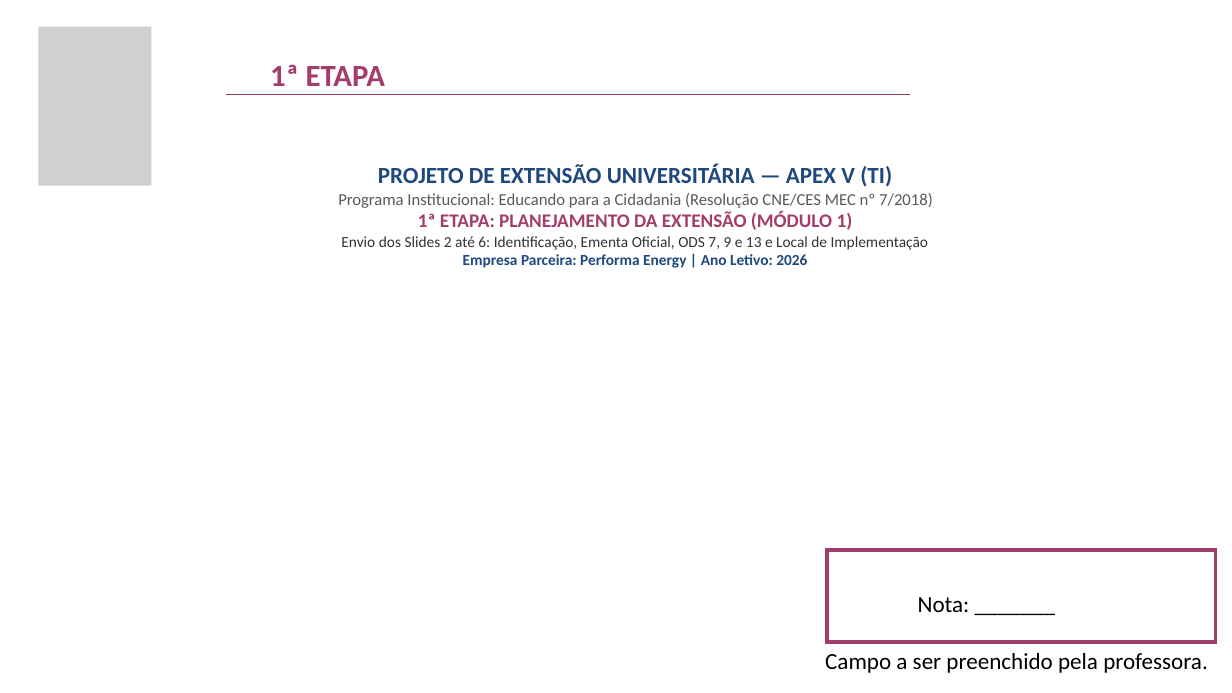
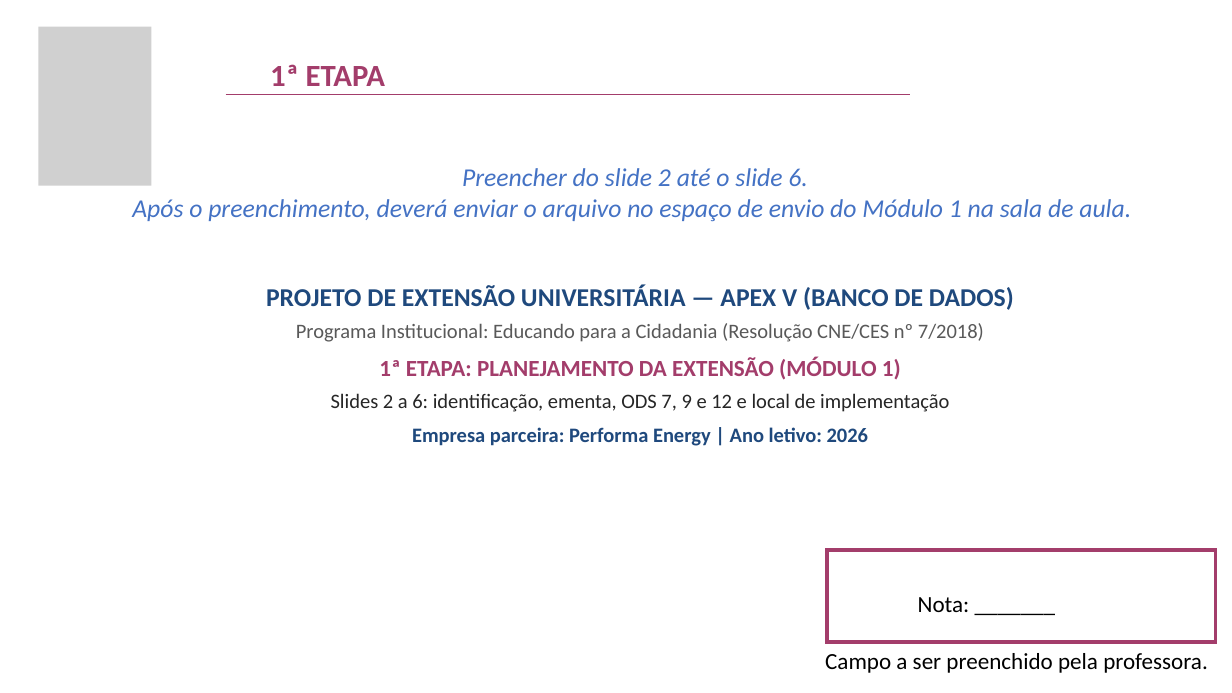
Before and after one commit to rafasants1/apex, a slide deck: slide 1 of TEMPLATE_PREENCHIDO_APEX_V_PERFORMA_ENERGY.pptx. Drawn at 1232x693 pixels with LibreOffice and Linux fonts; fonts in the diff are those of the drawing; grey boxes stand for pictures. Boxes give left, top, right and bottom in pixels: in the first picture for what was removed or moved away, otherwise in the second. Text is boxed around its words. In the diff, an @@ line names an element or a change of style, - is before the commit and + after.

Commit message:
feat(apex-v): aplicacao integral das correcoes ABNT/layout, pacotes modulares M1/M2 e suite Performalog Atendimento

```diff
--- a/TEMPLATE_PREENCHIDO_APEX_V_PERFORMA_ENERGY.pptx
+++ b/TEMPLATE_PREENCHIDO_APEX_V_PERFORMA_ENERGY.pptx
@@ text at <box>132,168,1131,222</box>: text changed; size 12 to 20 pt; text colour #1F497D to #4472C4; italic on @@
-PROJETO DE EXTENSÃO UNIVERSITÁRIA — APEX V (TI)
-Programa Institucional: Educando para a Cidadania (Resolução CNE/CES MEC nº 7/2018)
-1ª ETAPA: PLANEJAMENTO DA EXTENSÃO (MÓDULO 1)
-Envio dos Slides 2 até 6: Identificação, Ementa Oficial, ODS 7, 9 e 13 e Local de Implementação
-Empresa Parceira: Performa Energy | Ano Letivo: 2026
+Preencher do slide 2 até o slide 6.
+Após o preenchimento, deverá enviar o arquivo no espaço de envio do Módulo 1 na sala de aula.
@@ text added at <box>266,285,1014,446</box>, 16 pt, text #1F497D, bold @@
+PROJETO DE EXTENSÃO UNIVERSITÁRIA — APEX V (BANCO DE DADOS)
+Programa Institucional: Educando para a Cidadania (Resolução CNE/CES nº 7/2018)
+1ª ETAPA: PLANEJAMENTO DA EXTENSÃO (MÓDULO 1)
+Slides 2 a 6: identificação, ementa, ODS 7, 9 e 12 e local de implementação
+Empresa parceira: Performa Energy | Ano letivo: 2026
```
Also in this commit, not shown: 19 other slides changed, 43 other files.
